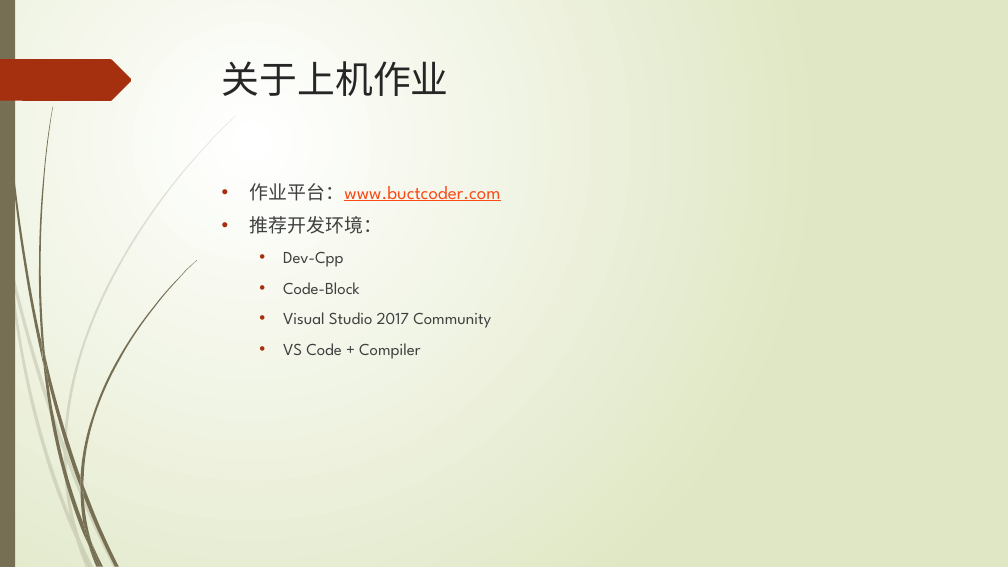
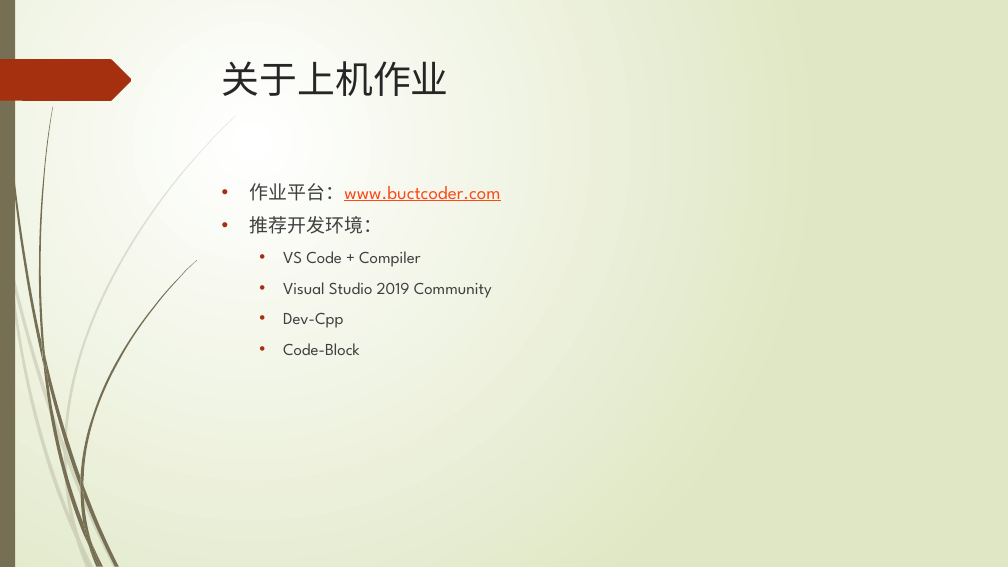
Before and after one commit to TeacherPeng/Datastruct, a slide deck: slide 22 of 教案/第00章 语言基础.pptx. Drawn at 1008x567 pixels with LibreOffice and Linux fonts; fonts in the diff are those of the drawing. Boxes give left, top, right and bottom in pixels: in the first picture for what was removed or moved away, otherwise in the second. Text is boxed around its words. In the diff, an @@ line names an element or a change of style, - is before the commit and + after.

```diff
--- a/教案/第00章 语言基础.pptx
+++ b/教案/第00章 语言基础.pptx
@@ text at [283, 251, 492, 298]: paragraphs added @@
+  • VS Code + Compiler
+  • Visual Studio 2019 Community
@@ text at [283, 312, 491, 359]: paragraphs removed @@
-  • Visual Studio 2017 Community
-  • VS Code + Compiler
```
Also in this commit, not shown: 1 other slide changed, 1 other file.
